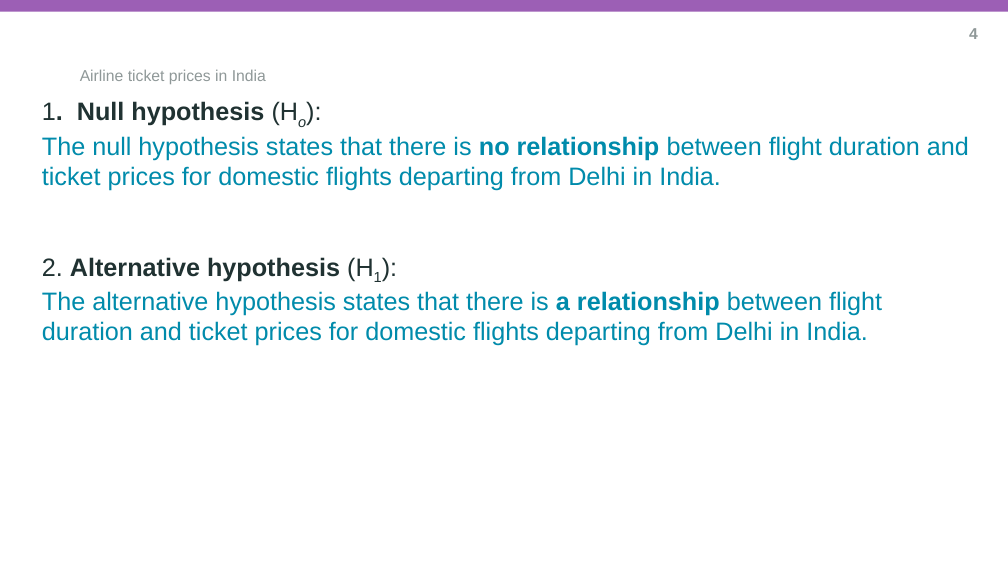
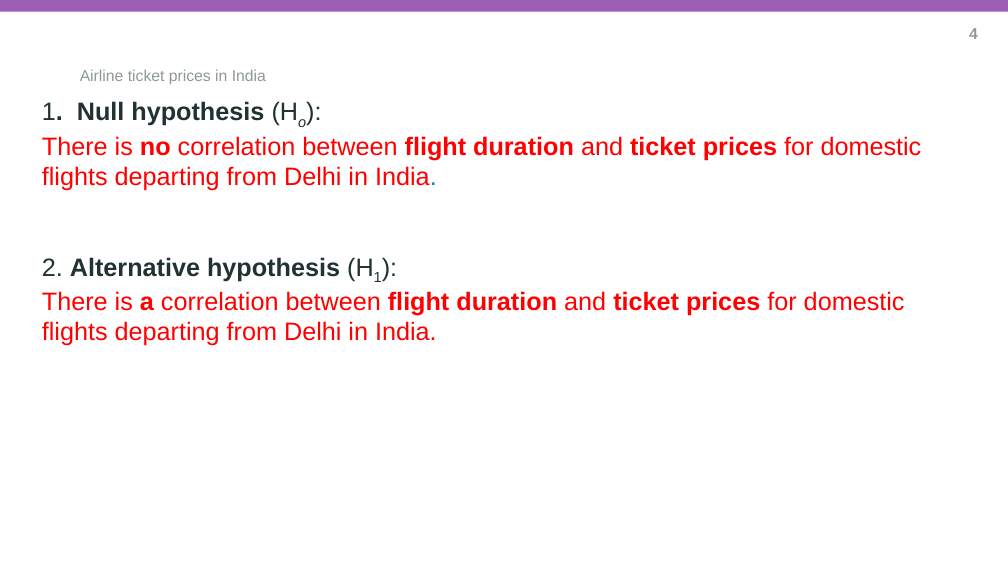
Before and after one commit to ma24afs/Group---A147, a slide deck: slide 4 of Ds115 Team Research.pptx. Drawn at 1008x567 pixels with LibreOffice and Linux fonts; fonts in the diff are those of the drawing; background and template pictures are left out. Boxes give left, top, right and bottom in pixels: in the first picture for what was removed or moved away, otherwise in the second. Text is boxed around its words. In the diff, an @@ line names an element or a change of style, - is before the commit and + after.

Commit message:
Updated reseach question, both hypothesis according to template

```diff
--- a/Ds115 Team Research.pptx
+++ b/Ds115 Team Research.pptx
@@ title at bbox=[42, 101, 922, 346]: text changed; text colour #008BAB to #FF0000 @@
-1. Null hypothesis (Ho):
-The null hypothesis states that there is no relationship between flight duration and ticket prices for domestic flights departing from Delhi in India.
-2. Alternative hypothesis (H1):
-The alternative hypothesis states that there is a relationship between flight duration and ticket prices for domestic flights departing from Delhi in India.
+1. Null hypothesis (Ho):
+There is no correlation between flight duration and ticket prices for domestic flights departing from Delhi in India.
+2. Alternative hypothesis (H1):
+There is a correlation between flight duration and ticket prices for domestic flights departing from Delhi in India.
```
Also in this commit, not shown: 2 other slides changed.
